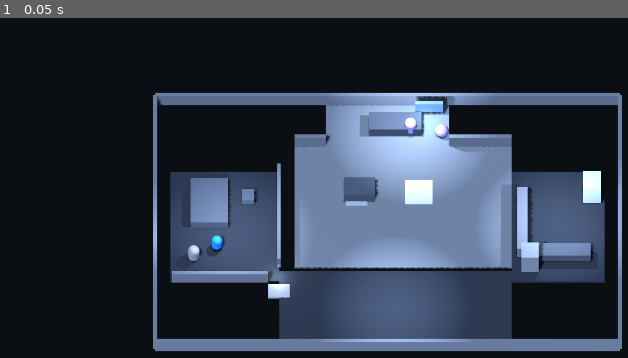
Above: before the commit, frame 1.
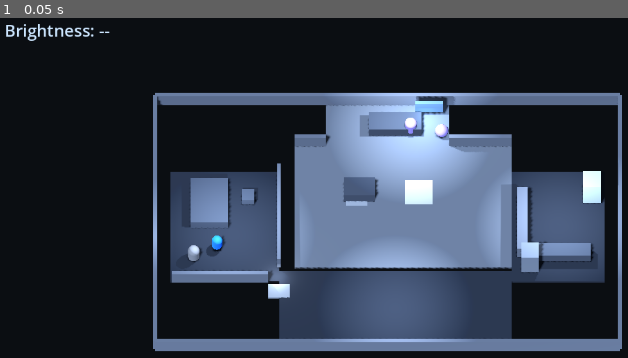
Above: after the commit, the same moment.

Repository: mrglass86/gmtk-gamejam-2026
Game: Godot game, scene res://scenes/Main.tscn
Two runs of this game, one before a commit and one after it. Both use one fixed random seed, a clock stepped at 60 frames per second and the inputs below.
Inputs:
- Up to frame 1 (0.05 s): no input

The runs differ from the first frame. In frame 1, 0.3% of the frame differs, in the area x 0-18%, y 1-7%.

Commit message:
Implement A1 light system

Diff:
--- a/game/autoload/LightSystem.gd
+++ b/game/autoload/LightSystem.gd
@@ -11,13 +11,53 @@
 
 signal lighting_changed()
 
+const VALID_ZONES: PackedStringArray = ["bedroom", "hall", "living", "kitchen"]
+
+## Static sources are registered by LevelBuilder when it creates each named
+## ceiling lamp. Each source stores an analytic floor anchor, independent of
+## the visual light's ceiling position, so the brightness query describes the
+## place the player occupies rather than renderer output.
+var _lights: Dictionary = {}
+
+
+func register_light(id: String, zone: String, pos: Vector3, radius: float, enabled: bool = true) -> void:
+	if not VALID_ZONES.has(zone):
+		push_error("LightSystem rejected unknown zone: %s" % zone)
+		return
+	if radius <= 0.0:
+		push_error("LightSystem rejected non-positive radius for %s" % id)
+		return
+	_lights[id] = {
+		"zone": zone,
+		"position": pos,
+		"radius": radius,
+		"enabled": enabled,
+	}
+	lighting_changed.emit()
+
+
+func unregister_light(id: String) -> void:
+	if _lights.erase(id):
+		lighting_changed.emit()
+
 
 func get_brightness_at(pos: Vector3) -> float:
-	# TODO A1: max contribution of any enabled registered light,
-	# linear falloff to zero at the radius edge. 0.0 dark .. 1.0 fully lit.
-	return 0.0
+	var brightest: float = 0.0
+	for light_id: String in _lights:
+		var light_data: Dictionary = _lights[light_id]
+		if not light_data["enabled"]:
+			continue
+		var light_position: Vector3 = light_data["position"]
+		var radius: float = light_data["radius"]
+		var contribution: float = clampf(1.0 - light_position.distance_to(pos) / radius, 0.0, 1.0)
+		brightest = maxf(brightest, contribution)
+	return brightest
 
 
 func set_zone_enabled(zone: String, on: bool) -> void:
-	# TODO A1: toggle every registered light in the zone.
+	for light_id: String in _lights:
+		var light_data: Dictionary = _lights[light_id]
+		if light_data["zone"] == zone:
+			light_data["enabled"] = on
+			_lights[light_id] = light_data
 	lighting_changed.emit()
--- a/game/scenes/Main.tscn
+++ b/game/scenes/Main.tscn
@@ -1,9 +1,10 @@
-[gd_scene load_steps=13 format=3]
+[gd_scene load_steps=14 format=3]
 
 [ext_resource type="Script" path="res://scripts/Main.gd" id="1_main"]
 [ext_resource type="Script" path="res://scripts/LevelBuilder.gd" id="2_level"]
 [ext_resource type="Script" path="res://scripts/CameraRig.gd" id="3_camera"]
 [ext_resource type="Script" path="res://scripts/AgentStub.gd" id="4_agent"]
+[ext_resource type="Script" path="res://scripts/BrightnessReadout.gd" id="5_readout"]
 
 [sub_resource type="Environment" id="Environment_main"]
 background_mode = 1
@@ -80,6 +81,7 @@
 
 [node name="Player" type="CharacterBody3D" parent="."]
 position = Vector3(-11, 0.6, 1.5)
+groups = ["player"]
 
 [node name="Capsule" type="MeshInstance3D" parent="Player"]
 mesh = SubResource("CapsuleMesh_player")
@@ -131,3 +133,15 @@
 
 [node name="NightstandClock" type="Node3D" parent="."]
 position = Vector3(-9.0, 0.85, -2.0)
+
+[node name="BrightnessReadout" type="CanvasLayer" parent="."]
+script = ExtResource("5_readout")
+
+[node name="Label" type="Label" parent="BrightnessReadout"]
+offset_left = 24.0
+offset_top = 24.0
+offset_right = 350.0
+offset_bottom = 62.0
+theme_override_colors/font_color = Color(0.8, 0.9, 1, 1)
+theme_override_font_sizes/font_size = 24
+text = "Brightness: --"
--- /dev/null
+++ b/game/scripts/BrightnessReadout.gd
@@ -0,0 +1,22 @@
+extends CanvasLayer
+
+## Temporary A1 calibration readout. The player body will become the final
+## exposure readout once lane B owns its material response.
+
+@export var update_interval: float = 0.1
+
+@onready var label: Label = $Label
+
+var _elapsed: float = 0.0
+
+
+func _process(delta: float) -> void:
+	_elapsed += delta
+	if _elapsed < update_interval:
+		return
+	_elapsed = 0.0
+	var player: Node3D = get_tree().get_first_node_in_group("player") as Node3D
+	if player == null:
+		label.text = "Brightness: --"
+		return
+	label.text = "Brightness: %.2f" % LightSystem.get_brightness_at(player.global_position)
--- a/game/scripts/LevelBuilder.gd
+++ b/game/scripts/LevelBuilder.gd
@@ -64,10 +64,10 @@
 
 
 func _build_lights() -> void:
-	_add_omni("BedroomLampVisual", Vector3(-10.0, 4.0, 0.5), 0.85)
-	_add_omni("HallLampVisual", Vector3(0.5, 4.0, 6.0), 1.0)
-	_add_omni("LivingLampVisual", Vector3(1.5, 4.0, -7.0), 0.9)
-	_add_omni("KitchenLampVisual", Vector3(11.0, 4.0, 0.0), 1.0)
+	_add_omni("BedroomLampVisual", "bedroom", Vector3(-10.0, 4.0, 0.5), 0.85)
+	_add_omni("HallLampVisual", "hall", Vector3(0.5, 4.0, 6.0), 1.0)
+	_add_omni("LivingLampVisual", "living", Vector3(1.5, 4.0, -7.0), 0.9)
+	_add_omni("KitchenLampVisual", "kitchen", Vector3(11.0, 4.0, 0.0), 1.0)
 	_add_area_glow("TVGlow", Vector3(2.5, 1.3, -7.7), Vector3(-90.0, 0.0, 0.0), Color("#7ea5d8"))
 	_add_area_glow("WindowGlow", Vector3(-13.8, 2.4, 1.5), Vector3(0.0, 90.0, 0.0), Color("#c7d5e7"))
 	_add_area_glow("DoorStripGlow", Vector3(-7.1, 0.55, 3.75), Vector3(-90.0, 0.0, 0.0), Color("#d5dce8"))
@@ -129,7 +129,7 @@
 	add_child(prop)
 
 
-func _add_omni(node_name: String, position_value: Vector3, energy_scale: float) -> void:
+func _add_omni(node_name: String, zone: String, position_value: Vector3, energy_scale: float) -> void:
 	var light: OmniLight3D = OmniLight3D.new()
 	light.name = node_name
 	light.position = position_value
@@ -138,6 +138,7 @@
 	light.omni_range = lamp_range
 	light.shadow_enabled = true
 	add_child(light)
+	LightSystem.register_light(node_name, zone, Vector3(position_value.x, 0.0, position_value.z), lamp_range)
 
 
 func _add_area_glow(node_name: String, position_value: Vector3, rotation_degrees_value: Vector3, color: Color) -> void:
--- a/game/scripts/Main.gd
+++ b/game/scripts/Main.gd
@@ -23,6 +23,10 @@
 
 func _ready() -> void:
 	_verify_input_map()
+	if OS.get_cmdline_user_args().has("--verify-a1"):
+		_verify_light_system()
+		get_tree().quit()
+		return
 	var capture_path: String = _capture_path_from_args()
 	if not capture_path.is_empty():
 		_capture_layout(capture_path)
@@ -34,6 +38,25 @@
 			push_error("Missing required input action: %s" % action)
 			return
 	print("A0 input map verified: %d required actions present." % REQUIRED_ACTIONS.size())
+
+
+func _verify_light_system() -> void:
+	var bedroom_anchor: Vector3 = Vector3(-10.0, 0.0, 0.5)
+	assert(is_equal_approx(LightSystem.get_brightness_at(bedroom_anchor), 1.0))
+	assert(is_zero_approx(LightSystem.get_brightness_at(Vector3(-20.0, 0.0, 0.5))))
+
+	var max_probe: Vector3 = Vector3(30.0, 0.0, 0.0)
+	LightSystem.register_light("a1_max_low", "bedroom", Vector3(33.0, 0.0, 0.0), 10.0)
+	LightSystem.register_light("a1_max_high", "bedroom", Vector3(34.0, 0.0, 0.0), 10.0)
+	assert(is_equal_approx(LightSystem.get_brightness_at(max_probe), 0.7))
+	LightSystem.unregister_light("a1_max_low")
+	LightSystem.unregister_light("a1_max_high")
+
+	LightSystem.set_zone_enabled("bedroom", false)
+	assert(is_zero_approx(LightSystem.get_brightness_at(bedroom_anchor)))
+	LightSystem.set_zone_enabled("bedroom", true)
+	assert(is_equal_approx(LightSystem.get_brightness_at(bedroom_anchor), 1.0))
+	print("A1 LightSystem verification passed: linear falloff, max contribution, and zone toggling.")
 
 
 func _capture_path_from_args() -> String:
Not shown, added: game/scripts/BrightnessReadout.gd.uid
